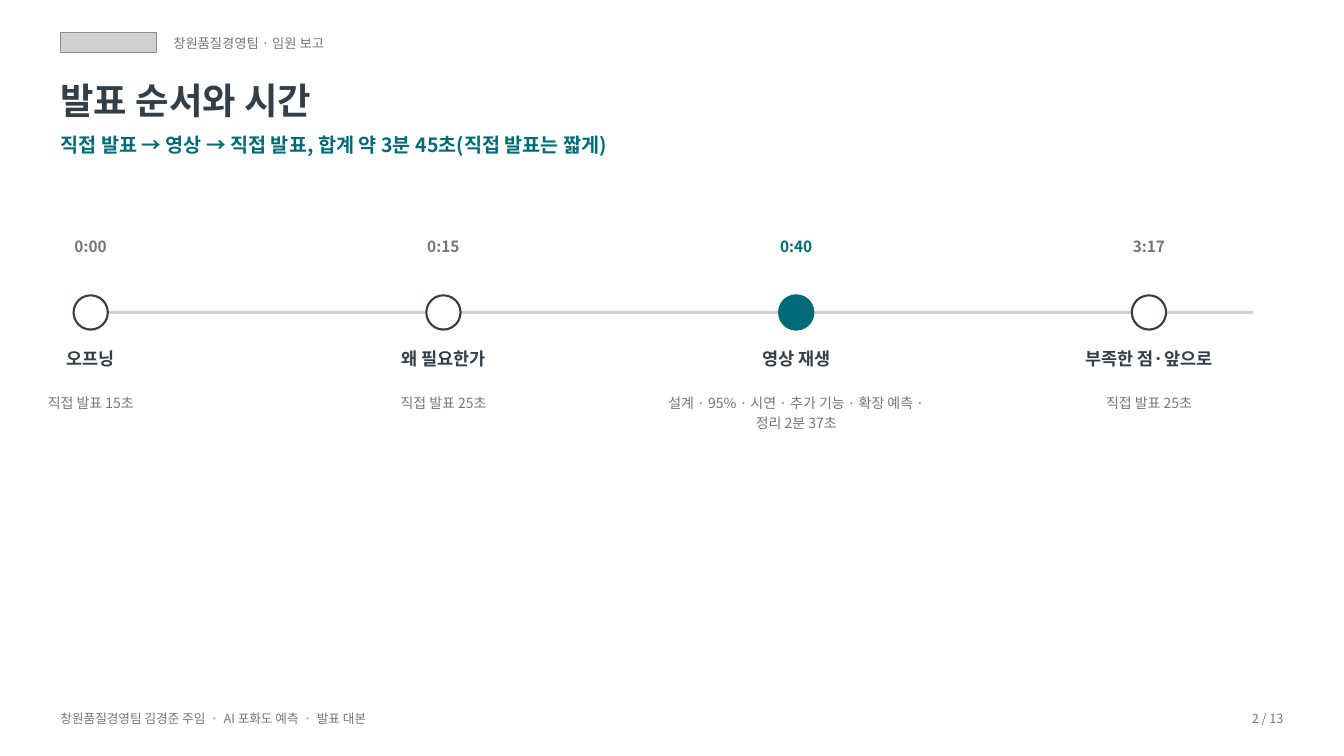
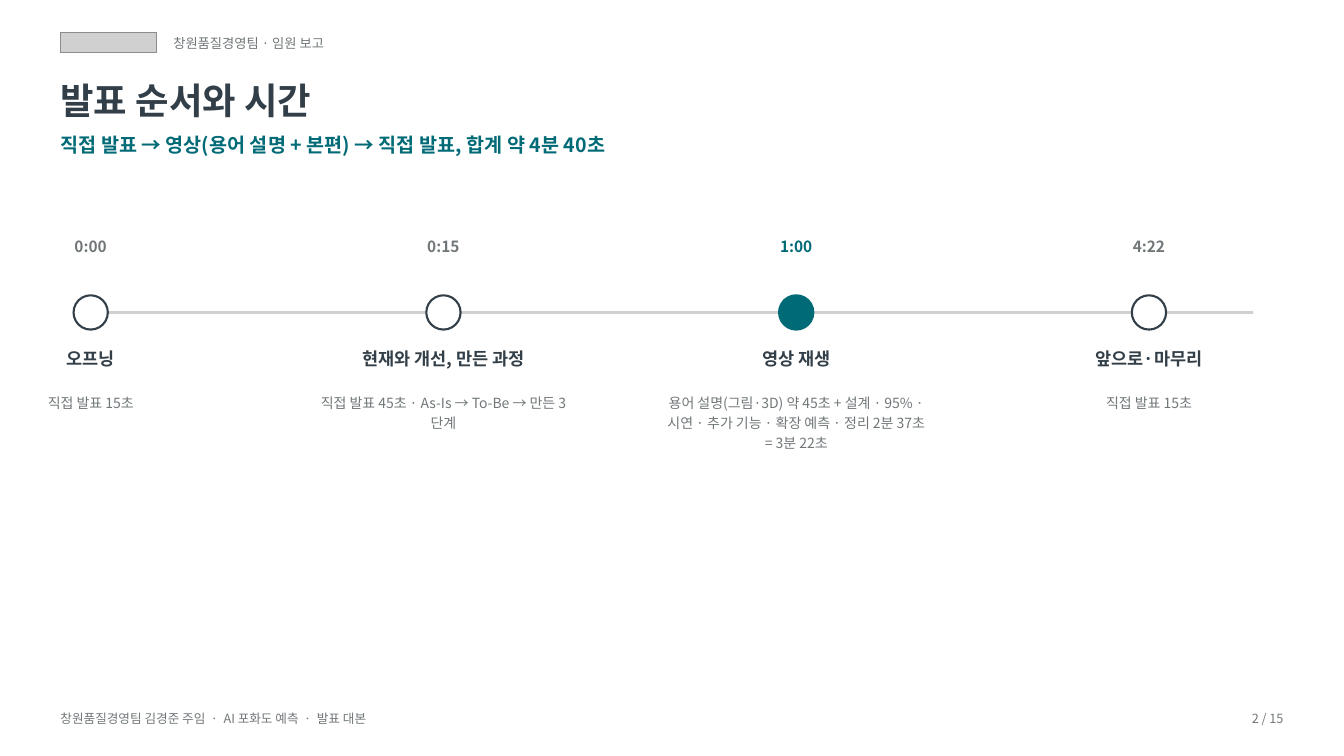
Before and after one commit to 2026axgbattery/-_AI-, a slide deck: slide 2 of 제출물_영상/임원보고_발표대본.pptx. Drawn at 1344x756 pixels with LibreOffice and Linux fonts; fonts in the diff are those of the drawing; grey boxes stand for pictures. Boxes give left, top, right and bottom in pixels: in the first picture for what was removed or moved away, otherwise in the second. Text is boxed around its words. In the diff, an @@ line names an element or a change of style, - is before the commit and + after.

```diff
--- a/제출물_영상/임원보고_발표대본.pptx
+++ b/제출물_영상/임원보고_발표대본.pptx
@@ text at [60, 135, 605, 156]: text changed @@
-직접 발표 → 영상 → 직접 발표, 합계 약 3분 45초(직접 발표는 짧게)
+직접 발표 → 영상(용어 설명 + 본편) → 직접 발표, 합계 약 4분 40초
@@ text at [780, 240, 812, 252]: text changed @@
-0:40
+1:00
@@ text at [1133, 240, 1165, 252]: text changed @@
-3:17
+4:22
@@ text at [362, 350, 524, 369]: text changed @@
-왜 필요한가
+현재와 개선, 만든 과정
@@ text at [1096, 350, 1203, 367]: text changed @@
-부족한 점·앞으로
+앞으로·마무리
@@ text at [321, 396, 556, 409]: text changed @@
-직접 발표 25초
+직접 발표 45초 · As-Is → To-Be → 만든 3단계
@@ text at [667, 396, 925, 449]: text changed @@
-설계 · 95% · 시연 · 추가 기능 · 확장 예측 · 정리 2분 37초
+용어 설명(그림·3D) 약 45초 + 설계 · 95% · 시연 · 추가 기능 · 확장 예측 · 정리 2분 37초 = 3분 22초
@@ text at [1106, 396, 1192, 409]: text changed @@
-직접 발표 25초
+직접 발표 15초
@@ text at [1252, 713, 1283, 723]: text changed @@
-2 / 13
+2 / 15
```
Also in this commit, not shown: 12 other slides changed, 2 slides added, 12 other files.
